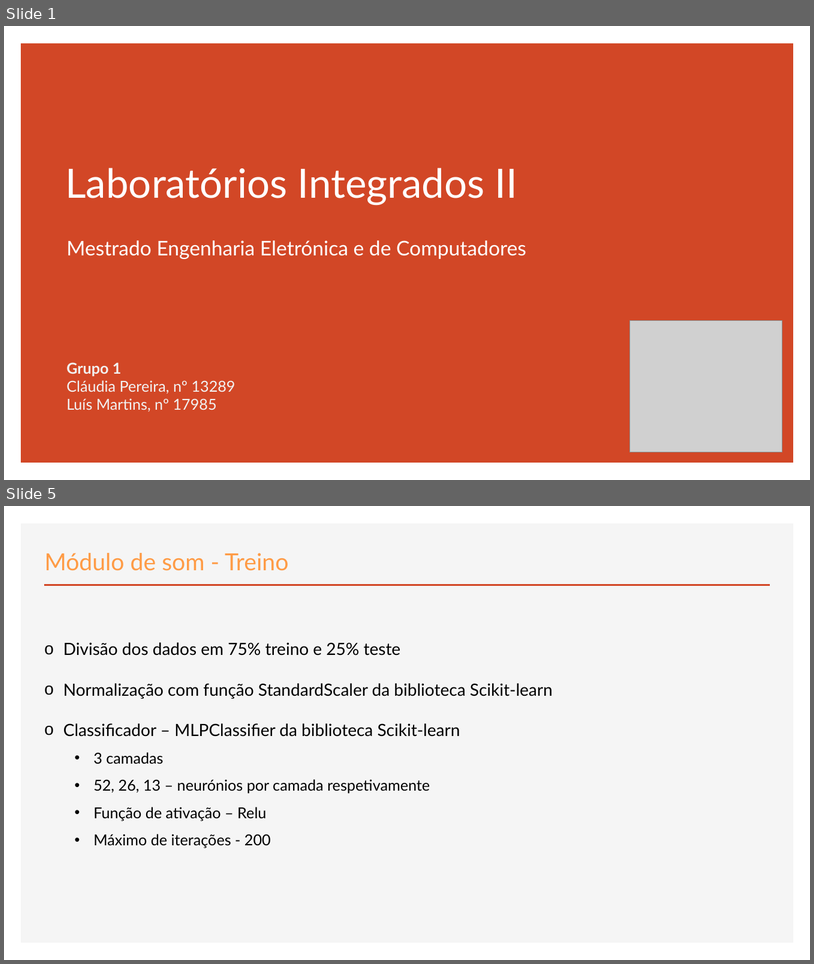
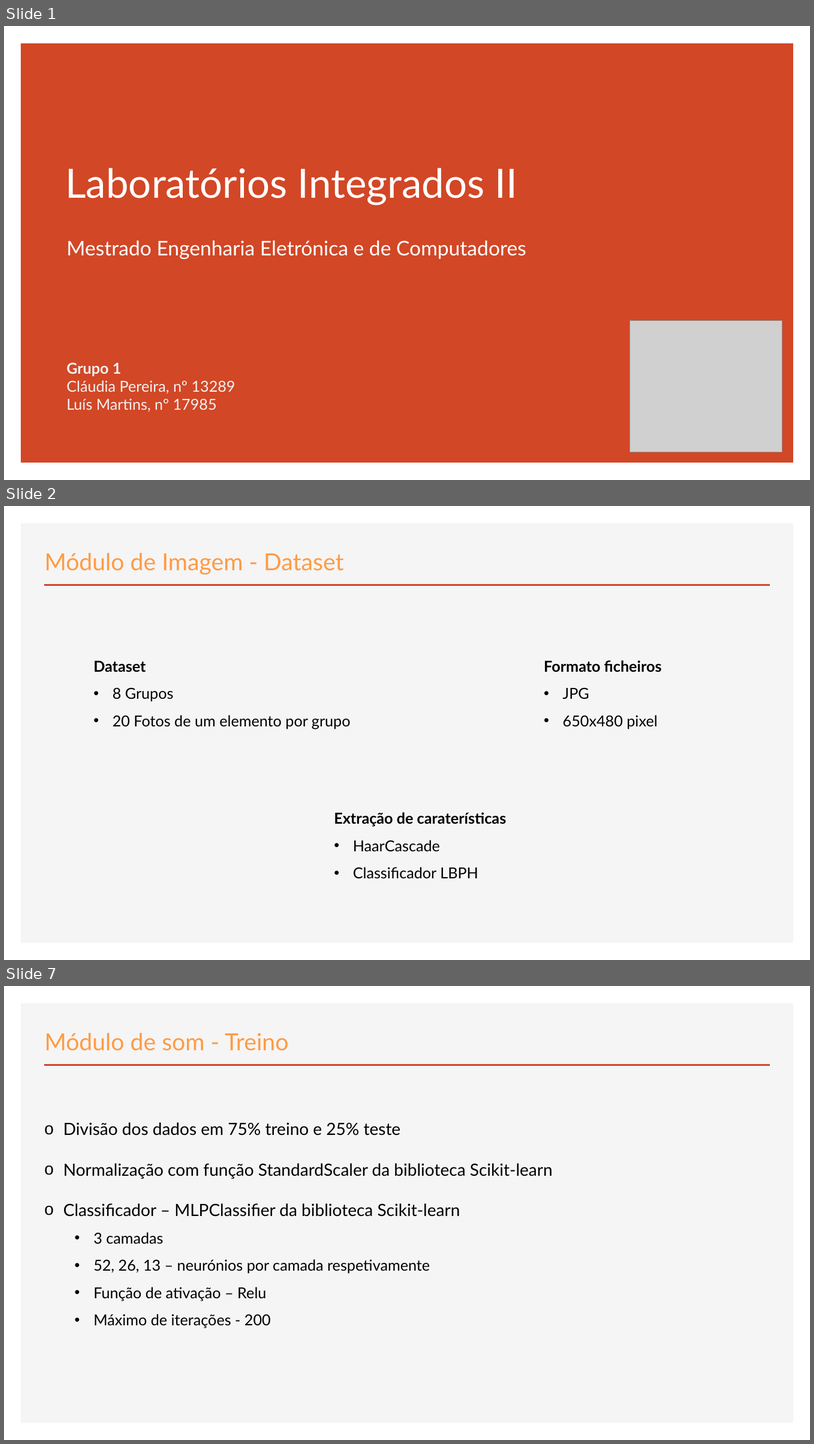
Before and after one commit to Icrum/MEEC_1920_LI2_G1, a slide deck: ApresentacaoLI2_G1.pptx. Shown one above the other, each under a label of ours: slides 1 and 5 before the commit, slides 1, 2 and 7 after it; the slides between them are not shown. The pictures are 814x964 and 814x1444 pixels, drawn with LibreOffice and Linux fonts; fonts in the diff are those of the drawing; grey boxes stand for pictures. Boxes give left, top, right and bottom in pixels: in the first picture for what was removed or moved away, otherwise in the second. Text is boxed around its words. In the diff, an @@ line names an element or a change of style, - is before the commit and + after.

```diff
--- a/ApresentacaoLI2_G1.pptx
+++ b/ApresentacaoLI2_G1.pptx
@@ slide 2 added at [4,506,810,960], background #FFFFFF; not listed: 2 template elements that a slide beside it also shows @@
@@ title added at [45,553,344,574], 28 pt, text #FF9B45 @@
+Módulo de Imagem - Dataset
@@ text added at [93,660,351,729], 18 pt, text #000000 @@
+Dataset
+• 8 Grupos
+• 20 Fotos de um elemento por grupo
@@ text added at [544,660,662,729], 18 pt, text #000000, bold @@
+Formato ficheiros
+• JPG
+• 650x480 pixel
@@ text added at [334,812,507,879], 18 pt, text #000000 @@
+Extração de caraterísticas
+• HaarCascade
+• Classificador LBPH
@@ what was slide 5 is now slide 7 @@
```
Also in this commit, not shown: 3 slides changed, 2 other slides added, 8 other files.
